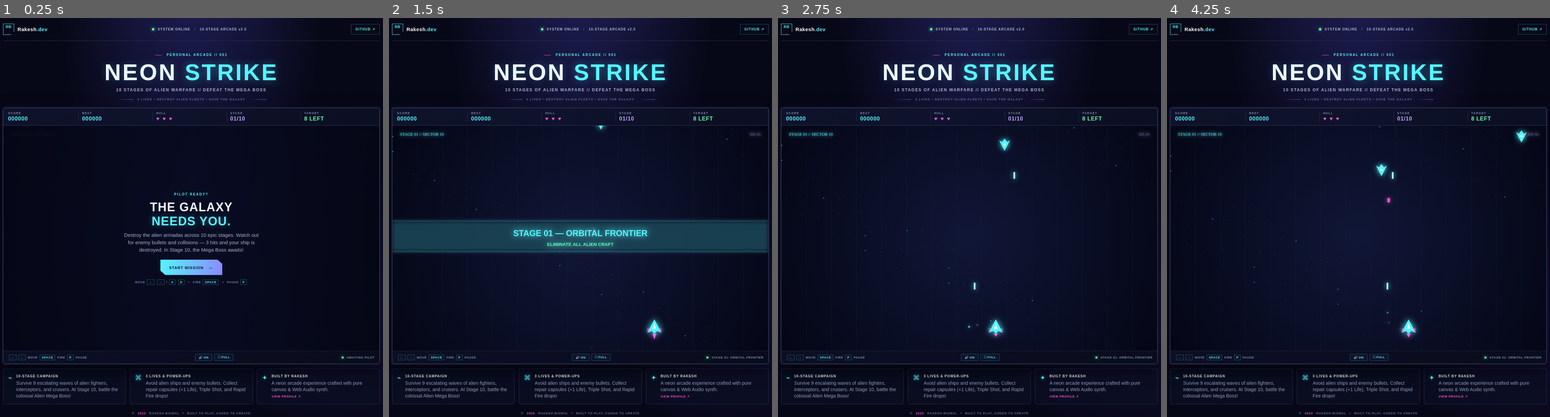
Above: before the commit, frames 1-4 (left to right).
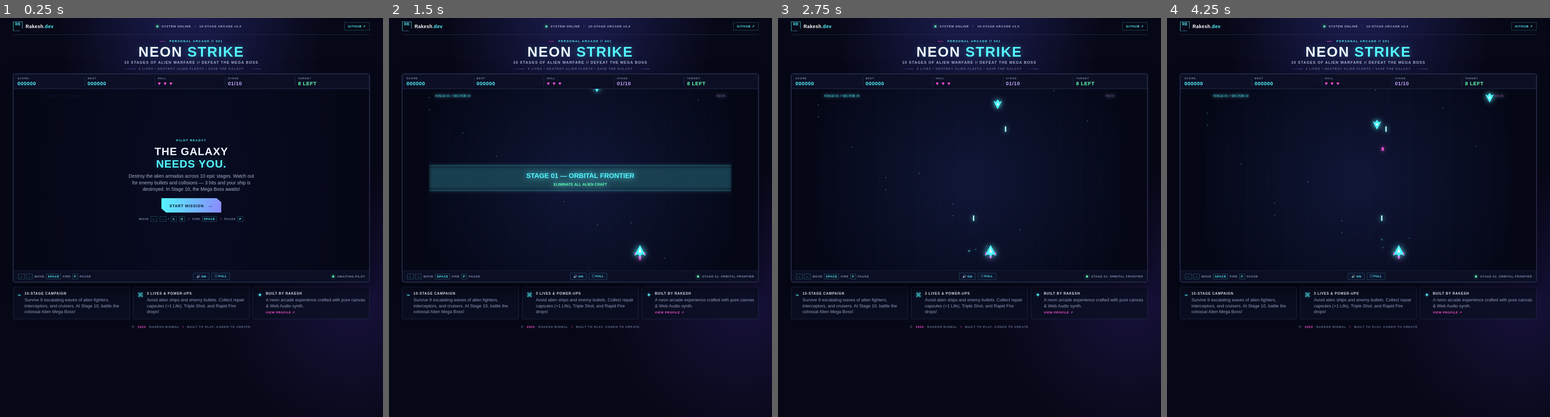
Above: after the commit, the same moments.

Repository: RakeshBiswal-6/neon-space-shooter
Game: browser game, page index.html
Same seed, same stepped clock (60 frames per second), same inputs: the game is played once before the commit and once after it.
Inputs:
- Up to frame 1 (0.25 s): no input
- Up to frame 2 (1.5 s): click "START MISSION →" at 0.27 s; hold Right from 1.03 s (still down); tap Space at 1.1 s
- Up to frame 3 (2.75 s): release Right at 1.53 s; hold Down 1.58-1.85 s; tap Space at 1.6, 2.1, 2.6 s; hold Left 1.9-2.47 s; hold Right from 2.52 s (still down)
- Up to frame 4 (4.25 s): tap Space at 3.1, 3.6, 4.1 s; release Right at 3.18 s; hold Left 3.23-3.67 s; hold Down 3.72-4.05 s; hold Right from 4.1 s (still down)

The runs differ from the first frame. In frame 1, 9.7% of the frame differs, in the area x 0-100%, y 0-100%; in frame 2, 21%; in frame 3, 7.7%; in frame 4, 7.9%.

Commit message:
fix: responsive screen fitting, constrain canvas height by viewport, compact hero header, auto-center game panel

Diff:
--- a/game.js
+++ b/game.js
@@ -13,26 +13,61 @@
   const pauseIndicator = $("pause-indicator"), soundBtn = $("sound-btn");
   const fullscreenBtn = $("fullscreen-btn");
 
-  // --- Dynamic Canvas Sizing ---
-  // The game world always uses a virtual coordinate system of 900x540 (5:3 ratio).
-  // The canvas pixel resolution adapts to the container to stay sharp on any screen.
+  // --- Dynamic Responsive Canvas Sizing (Zero-Clipping on All Screens) ---
   const GAME_W = 900, GAME_H = 540;
   let W = GAME_W, H = GAME_H;
   let canvasScale = 1;
 
   function resizeCanvas() {
     const wrap = canvas.parentElement;
-    const rect = wrap.getBoundingClientRect();
-    const dpr = Math.min(window.devicePixelRatio || 1, 2); // cap at 2x for perf
-    const displayW = Math.floor(rect.width);
-    const displayH = Math.floor(displayW * (3 / 5)); // maintain 5:3 aspect ratio
-
-    canvas.width = displayW * dpr;
-    canvas.height = displayH * dpr;
+    if (!wrap) return;
+
+    const hud = document.querySelector(".hud");
+    const footer = document.querySelector(".game-footer");
+    const mobileControls = document.querySelector(".mobile-controls");
+    const isFullscreen = !!document.fullscreenElement;
+
+    const dpr = Math.min(window.devicePixelRatio || 1, 2);
+    const maxW = Math.floor(wrap.clientWidth || window.innerWidth - 20);
+
+    // Calculate maximum available height so the entire game screen fits WITHOUT scrolling
+    const hudH = hud ? hud.offsetHeight : 44;
+    const footH = footer ? footer.offsetHeight : 40;
+    const mobH = (mobileControls && window.getComputedStyle(mobileControls).display !== "none")
+      ? mobileControls.offsetHeight : 0;
+
+    // Remaining height budget in current viewport
+    let maxH;
+    if (isFullscreen) {
+      maxH = window.innerHeight - hudH - footH - 12;
+    } else {
+      const topBuffer = window.innerWidth <= 640 ? 60 : 130;
+      const budget = window.innerHeight - (hudH + footH + mobH + topBuffer);
+      // Ensure canvas fits comfortably on small laptops, tablets & phones
+      maxH = Math.max(220, Math.min(540, budget));
+    }
+
+    // Maintain 5:3 aspect ratio
+    let displayW = maxW;
+    let displayH = Math.floor(displayW * (3 / 5));
+
+    // If height exceeds the screen budget, constrain by height!
+    if (displayH > maxH) {
+      displayH = Math.floor(maxH);
+      displayW = Math.floor(displayH * (5 / 3));
+    }
+
+    // Ensure it doesn't exceed width either
+    if (displayW > maxW) {
+      displayW = maxW;
+      displayH = Math.floor(displayW * (3 / 5));
+    }
+
+    canvas.width = Math.floor(displayW * dpr);
+    canvas.height = Math.floor(displayH * dpr);
     canvas.style.width = displayW + "px";
     canvas.style.height = displayH + "px";
 
-    // Scale context so game logic always works in 900x540 virtual coords
     canvasScale = (displayW * dpr) / GAME_W;
     W = GAME_W;
     H = GAME_H;
@@ -40,7 +75,8 @@
 
   resizeCanvas();
   window.addEventListener("resize", resizeCanvas);
-  // Also resize after orientation change (mobile)
+  document.addEventListener("fullscreenchange", () => setTimeout(resizeCanvas, 100));
+  document.addEventListener("webkitfullscreenchange", () => setTimeout(resizeCanvas, 100));
   if (screen.orientation) {
     screen.orientation.addEventListener("change", () => setTimeout(resizeCanvas, 150));
   }
@@ -604,7 +640,14 @@
   function loop(t){const dt=Math.min((t-lastTime)/1000||0,0.033);lastTime=t;update(dt);draw();requestAnimationFrame(loop);}
 
   // --- Events ---
-  startBtn.addEventListener("click",()=>{initAudio();start();});
+  startBtn.addEventListener("click", () => {
+    initAudio();
+    start();
+    const panel = $("game-panel") || document.querySelector(".game-panel");
+    if (panel) {
+      panel.scrollIntoView({ behavior: "smooth", block: "center" });
+    }
+  });
   if(soundBtn) soundBtn.addEventListener("click",toggleSound);
   if(fullscreenBtn) fullscreenBtn.addEventListener("click",toggleFullscreen);
 
--- a/index.html
+++ b/index.html
@@ -31,7 +31,7 @@
       <div class="rule"><i></i><span>3 LIVES • DESTROY ALIEN FLEETS • SAVE THE GALAXY</span><i></i></div>
     </section>
 
-    <section class="game-panel" aria-label="Space shooter game">
+    <section class="game-panel" id="game-panel" aria-label="Space shooter game">
       <div class="hud">
         <div class="hud-item"><span class="hud-label">SCORE</span><strong id="score">000000</strong></div>
         <div class="hud-item"><span class="hud-label">BEST</span><strong id="best">000000</strong></div>
--- a/styles.css
+++ b/styles.css
@@ -5,94 +5,94 @@
 body:before{content:"";position:fixed;inset:0;pointer-events:none;opacity:.12;background-image:linear-gradient(rgba(84, …(184 unchanged characters)…
 
 /* Shell container */
-.shell{width:min(1120px,calc(100% - 24px));margin:auto;position:relative;padding-bottom:12px}
+.shell{width:min(1060px,calc(100% - 20px));margin:auto;position:relative;padding-bottom:16px}
 
-/* Topbar */
-.topbar{height:68px;display:flex;align-items:center;justify-content:space-between;border-bottom:1px solid #293052;gap:12px}
-.brand{display:flex;align-items:center;gap:10px;text-decoration:none;color:#fff;font:700 15px Orbitron,sans-serif;letter-spacing:.04em;flex-shrink:0}
-.brand-mark{display:grid;place-items:center;width:33px;height:33px;border:1px solid var(--cyan);color:var(--cyan);font-size:11px;box-shadow:0 0 14px #54f6ff33;clip-path:polygon(0 0,100% 0,100% 72%,72% 100%,0 100%)}
+/* Sleek Topbar */
+.topbar{height:50px;display:flex;align-items:center;justify-content:space-between;border-bottom:1px solid #293052;gap:10px}
+.brand{display:flex;align-items:center;gap:9px;text-decoration:none;color:#fff;font:700 14px Orbitron,sans-serif;letter-spacing:.04em;flex-shrink:0}
+.brand-mark{display:grid;place-items:center;width:28px;height:28px;border:1px solid var(--cyan);color:var(--cyan);font-size:10px;box-shadow:0 0 12px #54f6ff33;clip-path:polygon(0 0,100% 0,100% 72%,72% 100%,0 100%)}
 .brand-mark span{color:var(--pink)}.muted{color:var(--cyan)}
-.top-status,.github-link{font:600 10px Orbitron,sans-serif;letter-spacing:.12em;color:#aab4d4}
-.status-dot,.live-dot{display:inline-block;width:7px;height:7px;border-radius:50%;background:#63ffb0;box-shadow:0 0 10px #63ffb0;margin-right:6px}
-.status-divider{color:#526080;margin:0 8px}
-.github-link{color:var(--cyan);text-decoration:none;border:1px solid #54f6ff55;padding:9px 12px;transition:.2s;flex-shrink:0}
-.github-link:hover{background:#54f6ff18;box-shadow:0 0 18px #54f6ff22}
+.top-status,.github-link{font:600 9px Orbitron,sans-serif;letter-spacing:.12em;color:#aab4d4}
+.status-dot,.live-dot{display:inline-block;width:6px;height:6px;border-radius:50%;background:#63ffb0;box-shadow:0 0 8px #63ffb0;margin-right:6px}
+.status-divider{color:#526080;margin:0 7px}
+.github-link{color:var(--cyan);text-decoration:none;border:1px solid #54f6ff55;padding:6px 10px;transition:.2s;flex-shrink:0}
+.github-link:hover{background:#54f6ff18;box-shadow:0 0 14px #54f6ff22}
 
-/* Hero */
-.hero{text-align:center;padding:36px 0 20px}
-.eyebrow,.mini-label{font:600 10px Orbitron,sans-serif;letter-spacing:.24em;color:var(--cyan)}
-.eyebrow span{display:inline-block;width:20px;height:1px;background:var(--pink);vertical-align:middle;margin-right:9px}
-h1{font:800 clamp(32px,7vw,68px)/1 Orbitron,sans-serif;letter-spacing:.07em;margin:12px 0 8px;text-shadow:0 0 24px #54f6ff35}
-h1 span{color:var(--cyan);text-shadow:0 0 25px #54f6ff66}
-.subtitle{font:600 clamp(9px,1.6vw,12px) Orbitron,sans-serif;letter-spacing:.16em;color:#a7b1d1}
-.rule{display:flex;align-items:center;justify-content:center;gap:12px;margin:16px auto 0;color:#667293;font:600 clamp(7px,1.3vw,9px) Orbitron,sans-serif;letter-spacing:.18em}
-.rule i{width:clamp(20px,5vw,50px);height:1px;background:linear-gradient(90deg,transparent,var(--violet))}
+/* Compact Hero Header - leaves maximum screen space for the game! */
+.hero{text-align:center;padding:14px 0 10px}
+.eyebrow,.mini-label{font:600 9px Orbitron,sans-serif;letter-spacing:.22em;color:var(--cyan)}
+.eyebrow span{display:inline-block;width:16px;height:1px;background:var(--pink);vertical-align:middle;margin-right:8px}
+h1{font:800 clamp(24px,4.5vw,42px)/1 Orbitron,sans-serif;letter-spacing:.06em;margin:6px 0 4px;text-shadow:0 0 20px #54f6ff35}
+h1 span{color:var(--cyan);text-shadow:0 0 22px #54f6ff66}
+.subtitle{font:600 clamp(8px,1.3vw,11px) Orbitron,sans-serif;letter-spacing:.14em;color:#a7b1d1;margin:0}
+.rule{display:flex;align-items:center;justify-content:center;gap:10px;margin:8px auto 0;color:#667293;font:600 clamp(7px,1.1vw,9px) Orbitron,sans-serif;letter-spacing:.16em}
+.rule i{width:clamp(16px,4vw,40px);height:1px;background:linear-gradient(90deg,transparent,var(--violet))}
 
 /* Game Panel */
-.game-panel{border:1px solid #414b78;background:linear-gradient(145deg,#10152fdd,#090c1c);box-shadow:0 0 0 3px #10152a,0 16px 50px #0009,0 0 30px #6d5cff12;position:relative;border-radius:6px;overflow:hidden}
+.game-panel{border:1px solid #414b78;background:linear-gradient(145deg,#10152fdd,#090c1c);box-shadow:0 0 0 2px #10152a,0 12px 40px #0009,0 0 28px #6d5cff12;position:relative;border-radius:6px;overflow:hidden;margin:0 auto}
 
-/* HUD */
-.hud{display:flex;align-items:center;border-bottom:1px solid #30395d;padding:10px 14px;gap:0;min-height:52px}
-.hud-item{flex:1;min-width:0;border-right:1px solid #283151;padding:0 10px;overflow:hidden}
+/* Sleek HUD */
+.hud{display:flex;align-items:center;border-bottom:1px solid #30395d;padding:6px 12px;gap:0;min-height:44px;background:#0c1025ee}
+.hud-item{flex:1;min-width:0;border-right:1px solid #283151;padding:0 8px;overflow:hidden}
 .hud-item:first-child{padding-left:0}
 .hud-item:last-child{border:0}
-.hud-label{display:block;color:#7e8bad;font:600 clamp(7px,1.1vw,9px) Orbitron,sans-serif;letter-spacing:.16em;margin-bottom:3px;white-space:nowrap}
-.hud strong{font:700 clamp(11px,1.8vw,16px) Orbitron,sans-serif;letter-spacing:.06em;color:var(--cyan);white-space:nowrap;display:block;overflow:hidden;text-overflow:ellipsis}
-.lives-box strong{color:var(--pink);letter-spacing:.16em}
+.hud-label{display:block;color:#7e8bad;font:600 clamp(7px,1vw,8px) Orbitron,sans-serif;letter-spacing:.14em;margin-bottom:2px;white-space:nowrap}
+.hud strong{font:700 clamp(11px,1.6vw,15px) Orbitron,sans-serif;letter-spacing:.06em;color:var(--cyan);white-space:nowrap;display:block;overflow:hidden;text-overflow:ellipsis}
+.lives-box strong{color:var(--pink);letter-spacing:.14em}
 .level-box strong{color:#c2a7ff}
 .stage-target-box strong{color:var(--green)}
 
-/* Canvas */
-.canvas-wrap{position:relative;overflow:hidden;background:#050716;line-height:0}
-canvas{display:block;width:100%;height:auto}
-.scanlines{position:absolute;inset:0;pointer-events:none;background:repeating-linear-gradient(0deg,transparent 0 3px,#00000012 4px);opacity:.35}
+/* Canvas Container & Centered Fit */
+.canvas-wrap{position:relative;overflow:hidden;background:#050716;line-height:0;display:flex;justify-content:center;align-items:center;width:100%}
+canvas{display:block;margin:0 auto;max-width:100%;height:auto}
+.scanlines{position:absolute;inset:0;pointer-events:none;background:repeating-linear-gradient(0deg,transparent 0 3px,#00000012 4px);opacity:.3}
 
-/* Overlay */
-.overlay{position:absolute;inset:0;display:grid;place-items:center;background:linear-gradient(90deg,#050716ea,#080b20e0,#050716ea);text-align:center;line-height:normal;transition:opacity .25s;z-index:10}
+/* Overlay Card */
+.overlay{position:absolute;inset:0;display:grid;place-items:center;background:linear-gradient(90deg,rgba(5,7,22,.93),rgba(8,11,32,.90),rgba(5,7,22,.93));text-align:center;line-height:normal;transition:opacity .25s;z-index:10;padding:12px}
 .overlay.hidden{opacity:0;pointer-events:none}
-.overlay-card{padding:20px 16px;max-width:500px;width:100%}
-.overlay h2{font:800 clamp(20px,4vw,36px)/1.15 Orbitron,sans-serif;letter-spacing:.04em;margin:12px 0 10px}
-.overlay h2 span{color:var(--cyan);text-shadow:0 0 20px #54f6ff55}
-.overlay h2.victory-title span{color:var(--gold);text-shadow:0 0 24px #ffd700aa}
-.overlay h2.gameover-title span{color:var(--pink);text-shadow:0 0 24px #ff4fd8aa}
-.overlay p{color:#a6b0d0;font-size:clamp(12px,2vw,15px);line-height:1.45;margin:0 auto 18px;max-width:420px}
-.primary-btn{border:0;background:linear-gradient(100deg,var(--cyan),#8b8aff);color:#07101c;padding:clamp(10px,2vw,14px) clamp(16px,3vw,26px);font:800 clamp(9px,1.5vw,11px) Orbitron,sans-serif;letter-spacing:.12em;cursor:pointer;clip-path:polygon(0 0,92% 0,100% 28%,100% 100%,8% 100%,0 72%);box-shadow:0 0 24px #54f6ff35;transition:transform .2s,filter .2s;touch-action:manipulation}
+.overlay-card{padding:16px 12px;max-width:440px;width:100%}
+.overlay h2{font:800 clamp(18px,3.8vw,32px)/1.15 Orbitron,sans-serif;letter-spacing:.04em;margin:10px 0 8px}
+.overlay h2 span{color:var(--cyan);text-shadow:0 0 18px #54f6ff55}
+.overlay h2.victory-title span{color:var(--gold);text-shadow:0 0 20px #ffd700aa}
+.overlay h2.gameover-title span{color:var(--pink);text-shadow:0 0 20px #ff4fd8aa}
+.overlay p{color:#a6b0d0;font-size:clamp(12px,1.8vw,14px);line-height:1.4;margin:0 auto 16px;max-width:380px}
+.primary-btn{border:0;background:linear-gradient(100deg,var(--cyan),#8b8aff);color:#07101c;padding:clamp(10px,2vw,13px) clamp(18px,3vw,24px);font:800 clamp(9px,1.4vw,11px) Orbitron,sans-serif;letter-spacing:.12em;cursor:pointer;clip-path:polygon(0 0,92% 0,100% 28%,100% 100%,8% 100%,0 72%);box-shadow:0 0 20px #54f6ff35;transition:transform .2s,filter .2s;touch-action:manipulation}
 .primary-btn:hover{transform:translateY(-2px);filter:brightness(1.15)}
 .primary-btn:active{transform:scale(.96)}
-.primary-btn span{font-size:16px;margin-left:8px}
-.keys-hint{margin-top:16px;color:#7180a7;font:600 clamp(7px,1.2vw,9px) Orbitron,sans-serif;letter-spacing:.1em}
-.keys-hint b,.keycap{color:var(--cyan);border:1px solid #54f6ff55;padding:2px 5px;margin:0 2px}
-.keys-hint i{color:var(--pink);padding:0 6px}
+.primary-btn span{font-size:15px;margin-left:7px}
+.keys-hint{margin-top:14px;color:#7180a7;font:600 clamp(7px,1.1vw,9px) Orbitron,sans-serif;letter-spacing:.08em}
+.keys-hint b,.keycap{color:var(--cyan);border:1px solid #54f6ff55;padding:2px 4px;margin:0 2px}
+.keys-hint i{color:var(--pink);padding:0 5px}
 
-/* Pause */
-.pause-indicator{position:absolute;top:12px;right:14px;color:var(--pink);font:700 clamp(8px,1.4vw,10px) Orbitron,sans-serif;letter-spacing:.15em;background:#100d25dd;padding:8px 11px;border:1px solid #ff4fd866;line-height:normal;z-index:9}
+/* Pause Indicator */
+.pause-indicator{position:absolute;top:10px;right:12px;color:var(--pink);font:700 clamp(8px,1.3vw,10px) Orbitron,sans-serif;letter-spacing:.14em;background:#100d25dd;padding:6px 10px;border:1px solid #ff4fd866;line-height:normal;z-index:9}
 .hidden{display:none!important}
 
 /* Game Footer */
-.game-footer{display:flex;align-items:center;justify-content:space-between;padding:8px 14px;color:#7e8bad;font:600 clamp(7px,1.1vw,9px) Orbitron,sans-serif;letter-spacing:.08em;border-top:1px solid #202640;gap:8px;flex-wrap:wrap}
+.game-footer{display:flex;align-items:center;justify-content:space-between;padding:6px 12px;color:#7e8bad;font:600 clamp(7px,1vw,9px) Orbitron,sans-serif;letter-spacing:.08em;border-top:1px solid #202640;gap:8px;flex-wrap:wrap;background:#0c1025ee}
 .sound-controls{display:flex;gap:6px}
-.sound-toggle-btn{background:#0e132c;border:1px solid #54f6ff44;color:var(--cyan);font:700 clamp(7px,1.1vw,9px) Orbitron,sans-serif;letter-spacing:.06em;padding:4px 10px;cursor:pointer;transition:.18s;border-radius:3px;touch-action:manipulation;white-space:nowrap}
+.sound-toggle-btn{background:#0e132c;border:1px solid #54f6ff44;color:var(--cyan);font:700 clamp(7px,1vw,9px) Orbitron,sans-serif;letter-spacing:.06em;padding:4px 9px;cursor:pointer;transition:.18s;border-radius:3px;touch-action:manipulation;white-space:nowrap}
 .sound-toggle-btn:hover{background:#162046;border-color:var(--cyan);box-shadow:0 0 10px #54f6ff33}
 .sound-toggle-btn:active{transform:scale(.95)}
 .sound-toggle-btn.muted{color:#8892af;border-color:#434b6b}
-.keycap{font-size:clamp(7px,1.1vw,9px);margin:0 3px}
+.keycap{font-size:clamp(7px,1vw,9px);margin:0 2px}
 .live-dot{width:6px;height:6px}
 
 /* Mobile Controls */
-.mobile-controls{display:none;justify-content:center;align-items:center;gap:clamp(8px,2vw,16px);padding:12px 8px;user-select:none}
-.mobile-controls button{height:clamp(44px,10vw,60px);border:2px solid #54f6ff88;background:#101a32;color:var(--cyan);font:700 clamp(16px,4vw,22px) Orbitron,sans-serif;touch-action:none;border-radius:6px;transition:.12s;cursor:pointer;flex:1;max-width:100px}
-.mobile-controls button:active{background:#1a2f55;transform:scale(.94);box-shadow:0 0 16px #54f6ff44}
-.mobile-controls .fire-control{max-width:140px;color:var(--pink);border-color:#ff4fd8aa;font-size:clamp(12px,3vw,16px);background:linear-gradient(145deg,#1a0d2e,#101a32)}
+.mobile-controls{display:none;justify-content:center;align-items:center;gap:clamp(8px,2vw,14px);padding:10px 8px;user-select:none;background:#080b1e;border:1px solid #252e50;border-top:none;border-radius:0 0 6px 6px}
+.mobile-controls button{height:clamp(44px,11vw,56px);border:2px solid #54f6ff88;background:#101a32;color:var(--cyan);font:700 clamp(16px,4vw,20px) Orbitron,sans-serif;touch-action:none;border-radius:6px;transition:.12s;cursor:pointer;flex:1;max-width:110px}
+.mobile-controls button:active{background:#1a2f55;transform:scale(.94);box-shadow:0 0 14px #54f6ff44}
+.mobile-controls .fire-control{max-width:150px;color:var(--pink);border-color:#ff4fd8aa;font-size:clamp(12px,3vw,15px);background:linear-gradient(145deg,#1a0d2e,#101a32)}
 .mobile-controls .fire-control:active{background:#2a1245;box-shadow:0 0 16px #ff4fd866}
 
 /* Info Cards */
-.bottom-grid{display:grid;grid-template-columns:repeat(3,1fr);gap:12px;margin-top:14px}
-.info-card{display:flex;gap:12px;padding:14px;background:#0b1023bb;border:1px solid #252e50;min-height:100px;border-radius:4px}
-.card-icon{font-size:20px;color:var(--cyan);text-shadow:0 0 12px #54f6ff66;flex-shrink:0}
-.info-card h3{font:700 clamp(8px,1.3vw,10px) Orbitron,sans-serif;letter-spacing:.12em;margin:2px 0 6px}
-.info-card p{color:#909bbc;font-size:clamp(12px,1.6vw,14px);line-height:1.35;margin:0}
-.info-card a{display:inline-block;color:var(--pink);font:700 9px Orbitron,sans-serif;letter-spacing:.1em;margin-top:6px;text-decoration:none}
-footer{text-align:center;padding:22px 0 16px;color:#65708f;font:600 clamp(7px,1.1vw,9px) Orbitron,sans-serif;letter-spacing:.12em}
+.bottom-grid{display:grid;grid-template-columns:repeat(3,1fr);gap:10px;margin-top:14px}
+.info-card{display:flex;gap:10px;padding:12px;background:#0b1023bb;border:1px solid #252e50;min-height:90px;border-radius:4px}
+.card-icon{font-size:18px;color:var(--cyan);text-shadow:0 0 10px #54f6ff66;flex-shrink:0}
+.info-card h3{font:700 clamp(8px,1.2vw,10px) Orbitron,sans-serif;letter-spacing:.12em;margin:1px 0 5px}
+.info-card p{color:#909bbc;font-size:clamp(11px,1.5vw,13px);line-height:1.35;margin:0}
+.info-card a{display:inline-block;color:var(--pink);font:700 9px Orbitron,sans-serif;letter-spacing:.1em;margin-top:5px;text-decoration:none}
+footer{text-align:center;padding:18px 0 12px;color:#65708f;font:600 clamp(7px,1vw,9px) Orbitron,sans-serif;letter-spacing:.12em}
 footer span{color:var(--pink);padding:0 6px}
 
 /* Desktop/Mobile visibility helpers */
@@ -101,62 +101,56 @@
 
 /* ========== RESPONSIVE BREAKPOINTS ========== */
 
-/* Tablets & small laptops */
 @media(max-width:900px){
   .bottom-grid{grid-template-columns:1fr 1fr}
   .info-card.signature{grid-column:span 2}
 }
 
-/* Mobile phones */
 @media(max-width:640px){
-  .shell{width:calc(100% - 12px)}
-  .topbar{height:52px;padding:0 4px}
+  .shell{width:calc(100% - 10px)}
+  .topbar{height:44px}
   .top-status{display:none}
-  .github-link{padding:6px 8px;font-size:8px}
-  .brand{font-size:12px;gap:7px}
-  .brand-mark{width:28px;height:28px;font-size:10px}
-  .hero{padding:20px 0 12px}
-  .hud{padding:6px 6px;gap:0;min-height:42px}
-  .hud-item{padding:0 5px}
-  .game-footer{padding:5px 8px}
+  .github-link{padding:5px 7px;font-size:8px}
+  .brand{font-size:12px;gap:6px}
+  .brand-mark{width:24px;height:24px;font-size:9px}
+  .hero{padding:10px 0 8px}
+  .hud{padding:4px 6px;min-height:38px}
+  .hud-item{padding:0 4px}
+  .game-footer{padding:4px 6px}
   .control-note{display:none}
   .bottom-grid{grid-template-columns:1fr}
-  .info-card{min-height:0;padding:11px}
+  .info-card{min-height:0;padding:10px}
   .info-card.signature{grid-column:auto}
   .mobile-controls{display:flex}
   .mobile-only{display:block}
   .desktop-only{display:none}
 }
 
-/* Touch device on larger screen (tablet in landscape) */
 @media(pointer:coarse){
   .mobile-controls{display:flex}
   .mobile-only{display:block}
   .desktop-only{display:none}
-  .primary-btn{padding:14px 28px}
 }
 
-/* Very small phones (iPhone SE, Galaxy Fold) */
 @media(max-width:380px){
   .shell{width:calc(100% - 6px)}
-  .hero{padding:12px 0 8px}
-  h1{margin:8px 0 4px}
-  .rule{margin-top:8px}
-  .hud{padding:4px 4px}
-  .hud-item{padding:0 3px}
-  .overlay-card{padding:12px 10px}
-  .mobile-controls{gap:6px;padding:8px 4px}
-  .mobile-controls button{height:44px}
+  .hero{padding:8px 0 6px}
+  h1{margin:4px 0 2px}
+  .hud{padding:3px 3px}
+  .hud-item{padding:0 2px}
+  .overlay-card{padding:10px 8px}
 }
 
-/* Landscape phone — maximize game canvas */
+/* Landscape Phone Mode */
 @media(max-height:500px) and (orientation:landscape){
   .hero{display:none}
-  .topbar{height:40px}
+  .topbar{display:none}
   .bottom-grid{display:none}
   footer{display:none}
-  .game-panel{border-radius:0}
-  .hud{min-height:36px;padding:4px 8px}
-  .mobile-controls{position:fixed;bottom:0;left:0;right:0;background:#070817ee;padding:6px 10px;z-index:20;margin:0;border-top:1px solid #293052}
-  .mobile-controls button{height:40px}
+  .shell{width:100%;padding:0}
+  .game-panel{border-radius:0;border:none}
+  .hud{min-height:32px;padding:2px 8px}
+  .game-footer{padding:3px 8px}
+  .mobile-controls{display:flex;padding:4px 8px}
+  .mobile-controls button{height:38px}
 }
